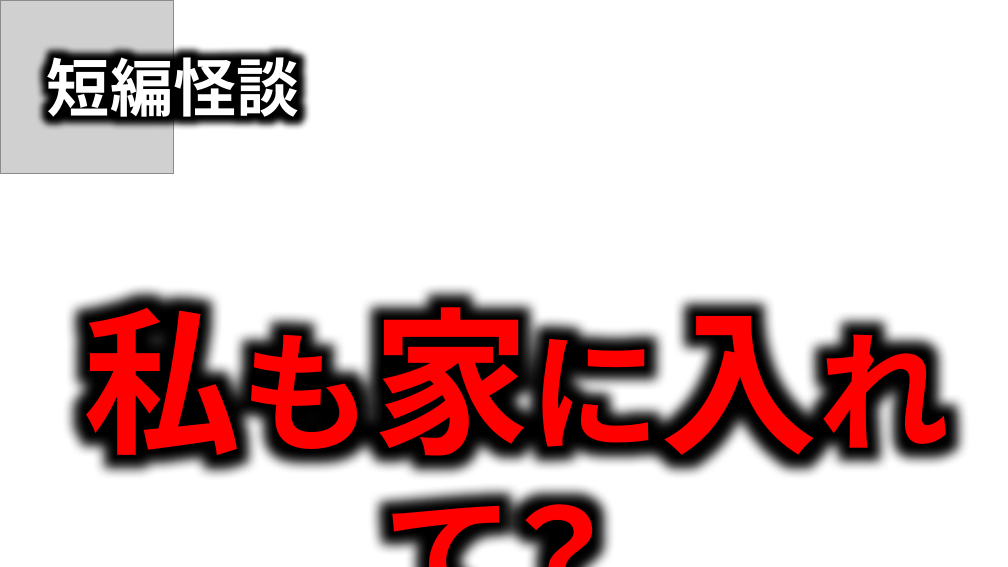
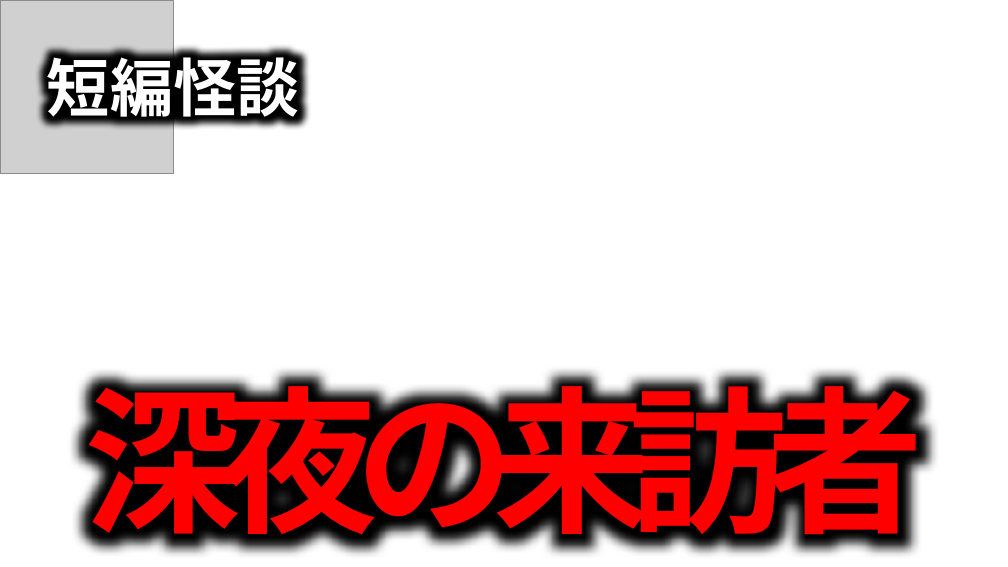
Before and after one commit to takeko333/ContentGenerator, a slide deck: slide 6 of bkup/Channels/ほたてまだこ/サムネイル_Horror.pptx. Drawn at 1008x567 pixels with LibreOffice and Linux fonts; fonts in the diff are those of the drawing; grey boxes stand for pictures; background and template pictures are left out. Boxes give left, top, right and bottom in pixels: in the first picture for what was removed or moved away, otherwise in the second. Text is boxed around its words. In the diff, an @@ line names an element or a change of style, - is before the commit and + after.

```diff
--- a/bkup/Channels/ほたてまだこ/サムネイル_Horror.pptx
+++ b/bkup/Channels/ほたてまだこ/サムネイル_Horror.pptx
@@ text at [84, 360, 924, 559]: text changed; size 125 to 150 pt @@
-私も家に入れて？
+深夜の来訪者
```
Also in this commit, not shown: 1 other slide changed, 2 other files.
